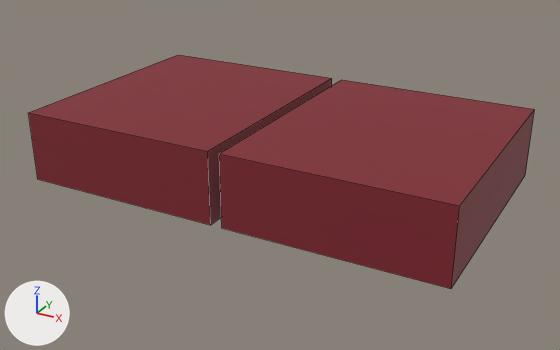
Before and after pictures for a commit that changed the FBX model linajes/arte/exports/cuerpo-comic/Zapatillas.fbx.
One viewpoint serves both versions: a 50 mm lens placed at (1.57, -2.97, 1.45), pointed at (0.02, -0.15, 0.04). The lights are fixed; the arrows at lower left show +X, +Y and +Z. The first picture is the older version. Mesh edges are drawn as thin lines. Where no turn or scale is listed for an object, it has been applied to the vertices.

Objects in the first picture: 'Cuerpo_LeftFoot', 'Cuerpo_RightFoot'.
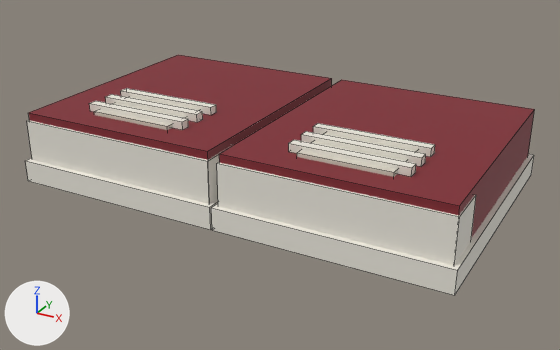
Changed parts and their boxes [x1, y1, x2, y2] in the pictures (560 x 350 px):
'Zapa_PunteraLeft', added: after [217, 162, 476, 266]
'Zapa_SuelaLeft', added: after [211, 154, 534, 295]
'Zapa_PunteraRight', added: after [27, 120, 233, 204]
'Zapa_SuelaRight', added: after [26, 158, 218, 230]
'Zapa_CordonLeft0', added: after [289, 140, 416, 177]
'Zapa_LenguaLeft', added: after [297, 133, 418, 177]
'Zapa_CordonLeft1', added: after [301, 131, 426, 166]
'Zapa_CordonLeft2', added: after [313, 123, 435, 157]
'Zapa_CordonRight0', added: after [89, 101, 188, 130]
'Zapa_LenguaRight', added: after [94, 96, 201, 130]
'Zapa_CordonRight1', added: after [105, 94, 203, 122]
'Zapa_CordonRight2', added: after [121, 88, 216, 115]

The change in detail:
Material 'Mat_Suela' (mat_mat_suela) is new.
Its base color is (0.843, 0.812, 0.73) (white #ede9de).
Its roughness is 0.62.
Material 'Mat_Ribete' (mat_mat_ribete) is new.
Its base color is (0.687, 0.652, 0.56) (light grey #d8d3c5).
Its roughness is 0.62.
Mesh me_cube_066 is new.
It is a box spanning x -0.25..0.25, y -0.021..0.021, z -0.018..0.018.
It uses material mat_mat_suela (white #ede9de).
Mesh me_cube_042 is new.
It is a box spanning x -0.479..0.479, y -0.098..0.098, z -0.107..0.107.
It uses material mat_mat_suela (white #ede9de).
Mesh me_cube_061 is new.
It is a box spanning x -0.496..0.496, y -0.589..0.589, z -0.05..0.05.
It uses material mat_mat_suela (white #ede9de).
Mesh me_cube_062 is new.
It is a box spanning x -0.479..0.479, y -0.098..0.098, z -0.107..0.107.
It uses material mat_mat_suela (white #ede9de).
Mesh me_cube_045 is new.
It is a box spanning x -0.25..0.25, y -0.021..0.021, z -0.018..0.018.
It uses material mat_mat_suela (white #ede9de).
Mesh me_cube_041 is new.
It is a box spanning x -0.496..0.496, y -0.589..0.589, z -0.05..0.05.
It uses material mat_mat_suela (white #ede9de).
Mesh me_cube_063 is new.
It is a box spanning x -0.196..0.196, y -0.143..0.143, z -0.032..0.032.
It uses material mat_mat_ribete (light grey #d8d3c5).
Mesh me_cube_043 is new.
It is a box spanning x -0.196..0.196, y -0.143..0.143, z -0.032..0.032.
It uses material mat_mat_ribete (light grey #d8d3c5).
Object 'Zapa_CordonRight2' (ob_zapa_cordonright2) is new; it shows me_cube_066.
Its location is (-0.5, -0.268, 0.339).
Object 'Zapa_PunteraLeft' (ob_zapa_punteraleft) is new; it shows me_cube_042.
Its location is (0.5, -0.564, 0.179).
Object 'Zapa_SuelaRight' (ob_zapa_suelaright) is new; it shows me_cube_061.
Its location is (-0.5, -0.096, 0.05).
Object 'Zapa_PunteraRight' (ob_zapa_punteraright) is new; it shows me_cube_062.
Its location is (-0.5, -0.564, 0.179).
Object 'Zapa_CordonLeft1' (ob_zapa_cordonleft1) is new; it shows me_cube_045.
Its location is (0.5, -0.375, 0.339).
Object 'Zapa_SuelaLeft' (ob_zapa_suelaleft) is new; it shows me_cube_041.
Its location is (0.5, -0.096, 0.05).
Object 'Zapa_LenguaRight' (ob_zapa_lenguaright) is new; it shows me_cube_063.
Its location is (-0.5, -0.393, 0.307).
Object 'Zapa_CordonRight0' (ob_zapa_cordonright0) is new; it shows a copy of me_cube_066.
Its location is (-0.5, -0.482, 0.339).
Object 'Zapa_CordonRight1' (ob_zapa_cordonright1) is new; it shows a copy of me_cube_066.
Its location is (-0.5, -0.375, 0.339).
Object 'Zapa_CordonLeft0' (ob_zapa_cordonleft0) is new; it shows a copy of me_cube_045.
Its location is (0.5, -0.482, 0.339).
Object 'Zapa_CordonLeft2' (ob_zapa_cordonleft2) is new; it shows a copy of me_cube_045.
Its location is (0.5, -0.268, 0.339).
Object 'Zapa_LenguaLeft' (ob_zapa_lengualeft) is new; it shows me_cube_043.
Its location is (0.5, -0.393, 0.307).
